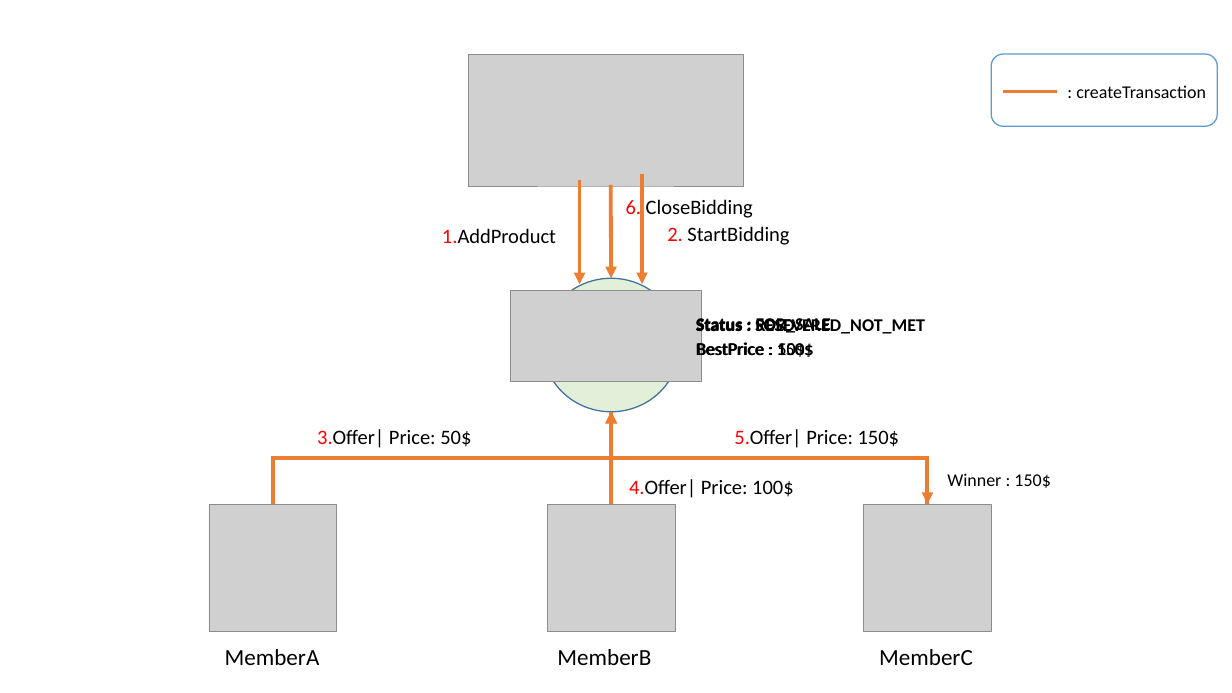
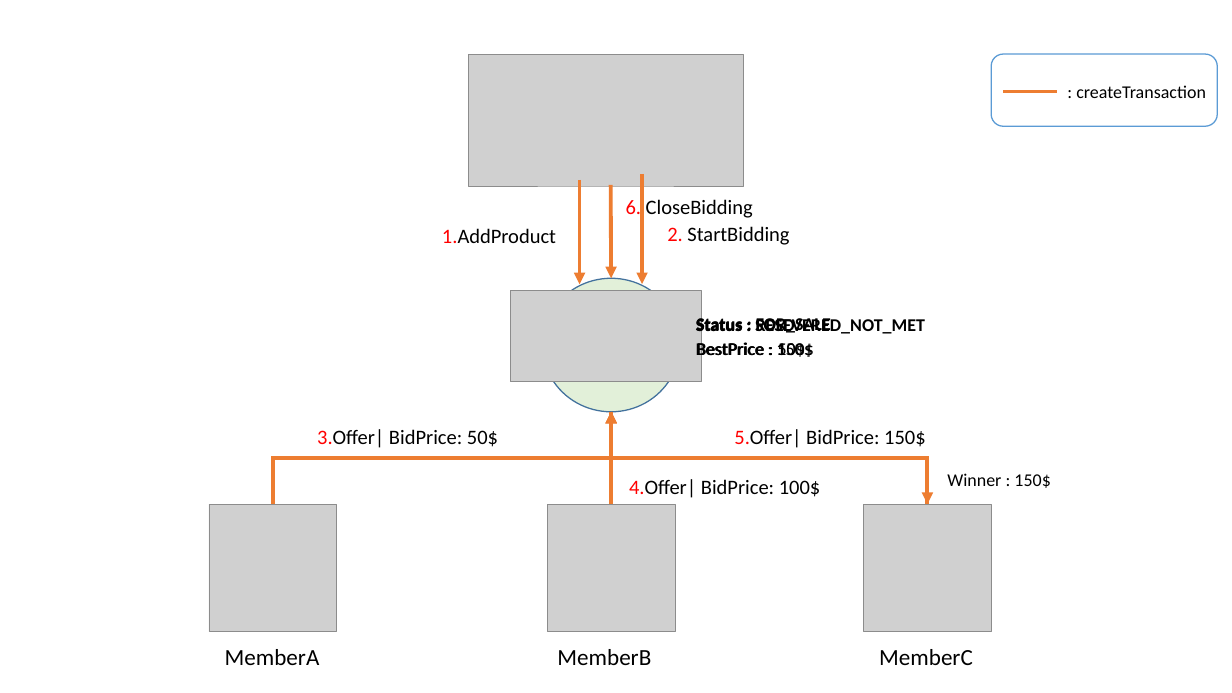
Before and after one commit to ticblockchain/TIC-Training-Blockchain, a slide deck: slide 3 of RequirementAuction.pptx. Drawn at 1232x693 pixels with LibreOffice and Linux fonts; fonts in the diff are those of the drawing; grey boxes stand for pictures. Boxes give left, top, right and bottom in pixels: in the first picture for what was removed or moved away, otherwise in the second. Text is boxed around its words. In the diff, an @@ line names an element or a change of style, - is before the commit and + after.

```diff
--- a/RequirementAuction.pptx
+++ b/RequirementAuction.pptx
@@ text at (x1=317, y1=429, x2=498, y2=448): text changed @@
-3.Offer| Price: 50$
+3.Offer| BidPrice: 50$
@@ text at (x1=734, y1=429, x2=925, y2=448): text changed @@
-5.Offer| Price: 150$
+5.Offer| BidPrice: 150$
@@ text at (x1=629, y1=479, x2=820, y2=498): text changed @@
-4.Offer| Price: 100$
+4.Offer| BidPrice: 100$
```
Also in this commit, not shown: 1 other file.
